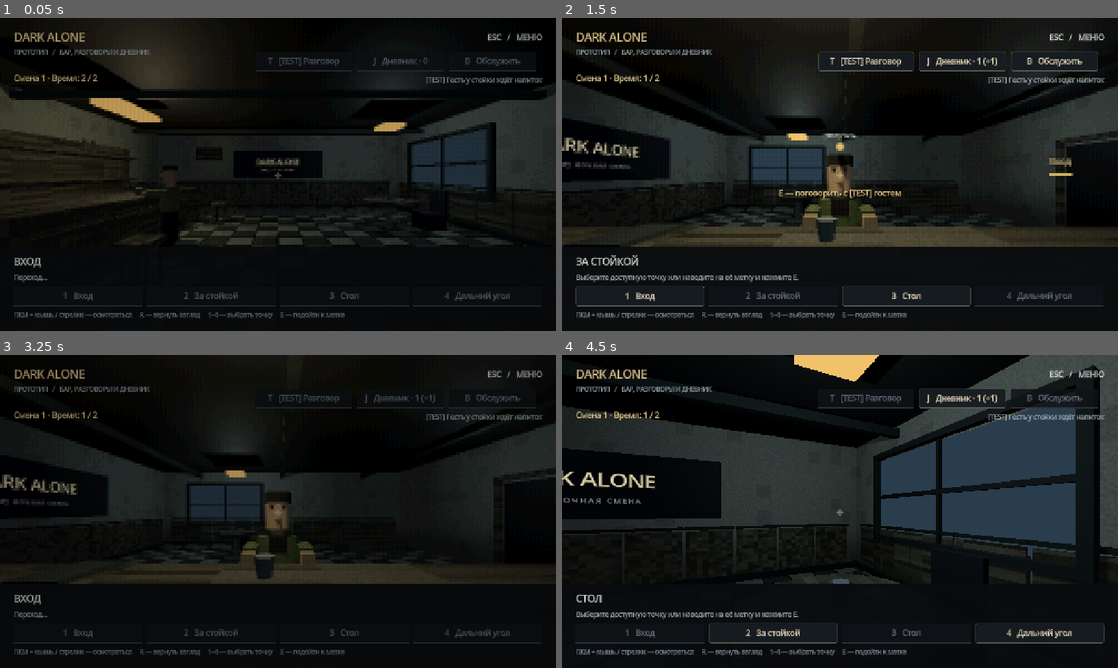
Above: before the commit, frames 1-4 (two rows, left to right).
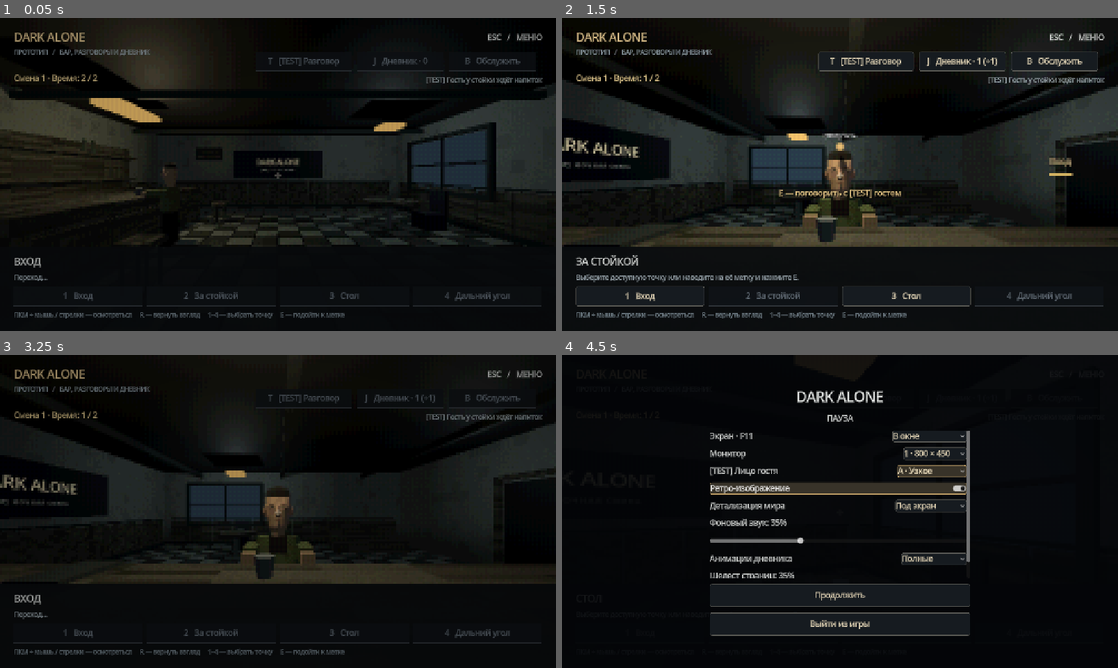
Above: after the commit, the same moments.

Repository: ZetMGC/Dark-Alone
Game: Godot game, scene res://tests/playthrough_entry.tscn
Same seed, same stepped clock (60 frames per second), same inputs: the game is played once before the commit and once after it. This scene is started directly instead of the project's main scene.
Inputs (mouse positions are in pixels of both pictures, inside the frame that each line leads up to):
- Up to frame 1 (0.05 s): no input
- Up to frame 2 (1.5 s): tap Enter at 0.5 s; move the mouse to (962, 158) at 0.52 s; hold E (interact) 0.53-1.25 s; click (962, 158) at 0.67 s; right-click (962, 158) at 0.8 s; click "Закончить разговор" at 1.25 s
- Up to frame 3 (3.25 s): click "1 Вход" at 2 s; click "2 За стойкой" at 2.75 s
- Up to frame 4 (4.5 s): click "3 Стол" at 3.5 s; click (934, 470) at 4.25 s, where only the run after the commit has a clickable "A · Узкое"

The runs differ from the first frame. In frame 1, less than 0.1% of the frame differs, in the area x 29-32%, y 47-51%; in frame 2, 0.4%; in frame 3, 0.3%; in frame 4, 36%, in the area x 0-100%, y 0-96%.
Error before the commit: Invalid access to property or key 'pressed' on a base object of type 'null instance'. (res://tests/playthrough_test.gd:92)
Error after the commit: Invalid access to property or key 'pressed' on a base object of type 'null instance'. (res://tests/playthrough_test.gd:95)

Commit message:
feat: prototype three recognizable low-poly test faces

Diff:
--- /dev/null
+++ b/scenes/characters/test_face.tscn
@@ -0,0 +1,6 @@
+[gd_scene load_steps=2 format=3]
+
+[ext_resource type="Script" path="res://scripts/presentation/test_face.gd" id="1"]
+
+[node name="TestFace" type="Node3D"]
+script = ExtResource("1")
--- a/scenes/characters/test_guest.tscn
+++ b/scenes/characters/test_guest.tscn
@@ -1,7 +1,8 @@
-[gd_scene load_steps=12 format=3]
+[gd_scene load_steps=13 format=3]
 
 [ext_resource type="Script" path="res://scripts/characters/service_guest.gd" id="1"]
 [ext_resource type="Script" path="res://scripts/presentation/guest_art.gd" id="2_art"]
+[ext_resource type="PackedScene" path="res://scenes/characters/test_face.tscn" id="3_face"]
 
 [sub_resource type="SphereShape3D" id="Target"]
 radius = 0.32
@@ -55,41 +56,7 @@
 [node name="Body" type="Node3D" parent="."]
 script = ExtResource("2_art")
 
-[node name="Head" type="MeshInstance3D" parent="Body"]
-position = Vector3(0, 0, 0)
-scale = Vector3(0.32, 0.38, 0.28)
-mesh = SubResource("Box")
-material_override = SubResource("Skin")
-
-[node name="Hair" type="MeshInstance3D" parent="Body"]
-position = Vector3(0, 0.15, 0)
-scale = Vector3(0.34, 0.12, 0.3)
-mesh = SubResource("Box")
-material_override = SubResource("Dark")
-
-[node name="LeftEye" type="MeshInstance3D" parent="Body"]
-position = Vector3(0.168, 0.035, -0.065)
-scale = Vector3(0.012, 0.035, 0.035)
-mesh = SubResource("Box")
-material_override = SubResource("Dark")
-
-[node name="RightEye" type="MeshInstance3D" parent="Body"]
-position = Vector3(0.168, 0.035, 0.065)
-scale = Vector3(0.012, 0.035, 0.035)
-mesh = SubResource("Box")
-material_override = SubResource("Dark")
-
-[node name="Nose" type="MeshInstance3D" parent="Body"]
-position = Vector3(0.19, -0.015, 0)
-scale = Vector3(0.06, 0.09, 0.055)
-mesh = SubResource("Box")
-material_override = SubResource("Skin")
-
-[node name="Mouth" type="MeshInstance3D" parent="Body"]
-position = Vector3(0.168, -0.09, 0)
-scale = Vector3(0.012, 0.014, 0.075)
-mesh = SubResource("Box")
-material_override = SubResource("Dark")
+[node name="TestFace" parent="Body" instance=ExtResource("3_face")]
 
 [node name="Neck" type="MeshInstance3D" parent="Body"]
 position = Vector3(-0.02, -0.23, 0)
--- a/scenes/ui/navigation_hud.tscn
+++ b/scenes/ui/navigation_hud.tscn
@@ -216,6 +216,26 @@
 popup/item_0/text = "Текущий монитор"
 popup/item_0/id = 0
 
+[node name="FaceRow" type="HBoxContainer" parent="Screen/Menu/Center/Content/SettingsScroll/Settings"]
+layout_mode = 2
+
+[node name="Label" type="Label" parent="Screen/Menu/Center/Content/SettingsScroll/Settings/FaceRow"]
+layout_mode = 2
+size_flags_horizontal = 3
+text = "[TEST] Лицо гостя"
+
+[node name="TestFace" type="OptionButton" parent="Screen/Menu/Center/Content/SettingsScroll/Settings/FaceRow"]
+unique_name_in_owner = true
+layout_mode = 2
+item_count = 3
+selected = 0
+popup/item_0/text = "A · Узкое"
+popup/item_0/id = 0
+popup/item_1/text = "B · Широкое"
+popup/item_1/id = 1
+popup/item_2/text = "C · Угловатое"
+popup/item_2/id = 2
+
 [node name="RetroCheck" type="CheckButton" parent="Screen/Menu/Center/Content/SettingsScroll/Settings"]
 unique_name_in_owner = true
 layout_mode = 2
--- a/scripts/main/main.gd
+++ b/scripts/main/main.gd
@@ -82,6 +82,7 @@
 	$Presentation.configure_controls(_hud)
 	$JournalPanel.configure_controls(_hud)
 	$DisplaySettings.configure_controls(_hud)
+	$DialogueTrigger/Body.configure_controls(_hud)
 
 
 func _input(event: InputEvent) -> void:
--- a/scripts/presentation/guest_art.gd
+++ b/scripts/presentation/guest_art.gd
@@ -1,5 +1,9 @@
 extends Node3D
-## TEST-силуэт: гранёные формы и ткань, без канонической личности.
+## TEST-внешность с заменяемой анатомией лица, без канонической личности.
+
+static var _appearance: StringName = &"test_face_a"
+var _face: TestFace
+var _control: OptionButton
 
 
 func _ready() -> void:
@@ -9,7 +13,7 @@
 	coat.set_shader_parameter("surface_kind", 3)
 	for name in ["Torso", "LeftArm", "RightArm"]:
 		get_node(name).material_override = coat
-	for name in ["Head", "Hair", "Torso"]:
+	for name in ["Torso"]:
 		var mesh := CylinderMesh.new()
 		mesh.radial_segments = 8
 		mesh.rings = 1
@@ -17,11 +21,24 @@
 		mesh.top_radius = 0.43 if name == "Torso" else 0.5
 		mesh.bottom_radius = 0.5
 		get_node(name).mesh = mesh
-	for z in [-0.065, 0.065]:
-		var brow := MeshInstance3D.new()
-		var shape := BoxMesh.new()
-		shape.size = Vector3(0.014, 0.017, 0.055)
-		brow.mesh = shape
-		brow.position = Vector3(0.161, 0.073, z)
-		brow.material_override = $Hair.material_override
-		add_child(brow)
+	_face = $TestFace
+	_face.set_appearance(_appearance)
+
+
+func configure_controls(hud: NavigationHUD) -> void:
+	_control = hud.get_node("%TestFace")
+	_control.select(TestFace.get_appearance_ids().find(_appearance))
+	_control.item_selected.connect(func(index: int) -> void: set_test_appearance(TestFace.get_appearance_ids()[index]))
+
+
+func set_test_appearance(id: StringName) -> bool:
+	if not _face.set_appearance(id):
+		return false
+	_appearance = id
+	if is_instance_valid(_control):
+		_control.select(TestFace.get_appearance_ids().find(id))
+	return true
+
+
+func get_test_appearance() -> StringName:
+	return _appearance
--- /dev/null
+++ b/scripts/presentation/test_face.gd
@@ -0,0 +1,167 @@
+class_name TestFace
+extends Node3D
+## Нейтральные TEST-морфологии; это не персонажи и не сюжетные идентификаторы.
+
+const PROFILES := {
+	&"test_face_a": {"width": 0.145, "height": 0.48, "depth": 0.14, "jaw": 0.70, "chin": 0.44, "nose": 0.095, "nose_width": 0.028, "eye_gap": 0.065, "brow": 0.20, "mouth": 0.064, "asymmetry": 0.004},
+	&"test_face_b": {"width": 0.190, "height": 0.42, "depth": 0.145, "jaw": 0.96, "chin": 0.70, "nose": 0.055, "nose_width": 0.045, "eye_gap": 0.082, "brow": -0.15, "mouth": 0.093, "asymmetry": -0.005},
+	&"test_face_c": {"width": 0.170, "height": 0.45, "depth": 0.14, "jaw": 0.66, "chin": 0.34, "nose": 0.075, "nose_width": 0.032, "eye_gap": 0.074, "brow": 0.33, "mouth": 0.076, "asymmetry": 0.013}
+}
+const RINGS := [Vector3(-0.50, 0.4, 0.62), Vector3(-0.34, 0.8, 0.85), Vector3(-0.13, 0.89, 0.97), Vector3(0.10, 1.0, 1.0), Vector3(0.32, 0.94, 0.93), Vector3(0.49, 0.78, 0.82), Vector3(0.58, 0.12, 0.30)]
+
+var _appearance_id: StringName = &"test_face_a"
+var _parts: Node3D
+var _skin: StandardMaterial3D
+var _shade: StandardMaterial3D
+var _hair: StandardMaterial3D
+
+
+static func get_appearance_ids() -> Array[StringName]:
+	return [&"test_face_a", &"test_face_b", &"test_face_c"]
+
+
+func _ready() -> void:
+	_rebuild()
+
+
+func set_appearance(id: StringName) -> bool:
+	if not PROFILES.has(id):
+		return false
+	_appearance_id = id
+	if is_inside_tree():
+		_rebuild()
+	return true
+
+
+func get_profile() -> Dictionary:
+	return PROFILES[_appearance_id].duplicate(true)
+
+
+func get_appearance_id() -> StringName:
+	return _appearance_id
+
+
+func _material(color: Color) -> StandardMaterial3D:
+	var result := StandardMaterial3D.new()
+	result.albedo_color = color
+	result.roughness = 1.0
+	result.cull_mode = BaseMaterial3D.CULL_DISABLED
+	return result
+
+
+func _rebuild() -> void:
+	if is_instance_valid(_parts):
+		remove_child(_parts)
+		_parts.queue_free()
+	_parts = Node3D.new()
+	_parts.name = "Anatomy"
+	add_child(_parts)
+	_skin = _material(Color(0.59, 0.47, 0.38))
+	_shade = _material(Color(0.33, 0.24, 0.20))
+	_hair = _material(Color(0.075, 0.065, 0.06))
+	var p := get_profile()
+	var vertices := PackedVector3Array()
+	for ring_index in RINGS.size():
+		var ring: Vector3 = RINGS[ring_index]
+		var width: float = p.chin if ring_index == 0 else p.jaw if ring_index == 1 else ring.y
+		for index in 12:
+			var angle := TAU * float(index) / 12.0
+			var point := Vector3(cos(angle) * p.depth * ring.z, ring.x * p.height, sin(angle) * p.width * width)
+			if ring_index == 3 and index in [1, 11]:
+				point.x += 0.018
+			vertices.append(point)
+	var triangles: Array[Vector3i] = []
+	for ring in RINGS.size() - 1:
+		for index in 12:
+			var next := (index + 1) % 12
+			var a := ring * 12 + index
+			var b := ring * 12 + next
+			var c := (ring + 1) * 12 + index
+			var d := (ring + 1) * 12 + next
+			triangles.append(Vector3i(a, c, b))
+			triangles.append(Vector3i(b, c, d))
+	_mesh("Skull", vertices, triangles, _skin)
+	# Одинаковая короткая стрижка: различать нужно анатомию, а не причёску.
+	var hair_vertices := vertices.duplicate()
+	for i in hair_vertices.size():
+		hair_vertices[i] *= 1.025
+	var hair_triangles: Array[Vector3i] = []
+	for triangle in triangles:
+		if triangle.x >= 48 and triangle.y >= 48 and triangle.z >= 48:
+			hair_triangles.append(triangle)
+	var apex := hair_vertices.size()
+	hair_vertices.append(Vector3(0, p.height * 0.60, 0))
+	for index in 12:
+		hair_triangles.append(Vector3i(72 + index, apex, 72 + (index + 1) % 12))
+	_mesh("Hair", hair_vertices, hair_triangles, _hair)
+	var socket_material := _material(Color(0.45, 0.34, 0.28))
+	var brow_material := _material(Color(0.14, 0.105, 0.08))
+	for side in [-1.0, 1.0]:
+		var side_name := "Left" if side < 0 else "Right"
+		_oval(side_name + "Ear", Vector3(-0.015, 0.0, side * p.width), Vector3(0.03, 0.055, 0.026), _skin)
+		_oval(side_name + "EarFold", Vector3(0.01, 0.0, side * p.width), Vector3(0.005, 0.030, 0.015), _shade)
+		var asym: float = p.asymmetry if side > 0 else 0.0
+		var eye := Vector3(p.depth * 0.91, 0.042 + asym, side * p.eye_gap)
+		_oval(side_name + "Socket", eye, Vector3(0.013, 0.021, 0.038), socket_material)
+		_oval(side_name + "Eye", eye + Vector3(0.012, 0.001, 0.0), Vector3(0.009, 0.011, 0.027), _material(Color(0.53, 0.50, 0.43)))
+		_oval(side_name + "Iris", eye + Vector3(0.021, 0.001, 0.0), Vector3(0.003, 0.010, 0.009), _hair)
+		_box(side_name + "UpperLid", eye + Vector3(0.016, 0.012, 0), Vector3(0.014, 0.009, 0.059), _skin)
+		var brow := _box(side_name + "Brow", eye + Vector3(0.005, 0.030, 0), Vector3(0.020, 0.010, 0.066), brow_material)
+		brow.rotation.x = side * float(p.brow)
+	var nose_width: float = p.nose_width
+	var base: float = p.depth * 0.96
+	var tip: float = base + p.nose
+	var bend: float = p.asymmetry * 0.6
+	var nose := PackedVector3Array([
+		Vector3(base, 0.10, -0.014), Vector3(base, 0.10, 0.014),
+		Vector3(tip - 0.015, -0.025, bend - nose_width * 0.65), Vector3(tip, -0.025, bend + nose_width * 0.65),
+		Vector3(base, -0.052, -nose_width), Vector3(base, -0.052, nose_width),
+		Vector3(tip - 0.023, -0.055, bend)
+	])
+	_mesh("Nose", nose, [Vector3i(0, 1, 3), Vector3i(0, 3, 2), Vector3i(0, 2, 4), Vector3i(1, 5, 3), Vector3i(2, 3, 6), Vector3i(2, 6, 4), Vector3i(3, 5, 6), Vector3i(4, 6, 5)], _skin)
+	for side in [-1.0, 1.0]:
+		_oval("Nostril", Vector3(base + p.nose * 0.42, -0.048, side * nose_width * 0.65), Vector3(0.009, 0.006, 0.009), _shade)
+	var lip := _material(Color(0.40, 0.27, 0.24))
+	_box("UpperLip", Vector3(p.depth * 0.96, -0.095, 0), Vector3(0.021, 0.009, p.mouth), lip)
+	_box("MouthLine", Vector3(p.depth * 1.04, -0.102, 0), Vector3(0.004, 0.004, p.mouth * 0.85), _shade)
+	_box("LowerLip", Vector3(p.depth * 0.96, -0.111, 0), Vector3(0.023, 0.009, p.mouth * 0.88), _skin)
+
+
+func _oval(part_name: String, position_value: Vector3, radii: Vector3, material: Material) -> MeshInstance3D:
+	var mesh := SphereMesh.new()
+	mesh.radius = 1.0
+	mesh.height = 2.0
+	mesh.radial_segments = 10
+	mesh.rings = 4
+	return _part(part_name, mesh, position_value, radii, material)
+
+
+func _box(part_name: String, position_value: Vector3, dimensions: Vector3, material: Material) -> MeshInstance3D:
+	var mesh := BoxMesh.new()
+	mesh.size = dimensions
+	return _part(part_name, mesh, position_value, Vector3.ONE, material)
+
+
+func _part(part_name: String, mesh: Mesh, position_value: Vector3, scale_value: Vector3, material: Material) -> MeshInstance3D:
+	var part := MeshInstance3D.new()
+	part.name = part_name
+	part.mesh = mesh
+	part.position = position_value
+	part.scale = scale_value
+	part.material_override = material
+	_parts.add_child(part)
+	return part
+
+
+func _mesh(part_name: String, vertices: PackedVector3Array, triangles: Array[Vector3i], material: Material) -> void:
+	var tool := SurfaceTool.new()
+	tool.begin(Mesh.PRIMITIVE_TRIANGLES)
+	for triangle in triangles:
+		var a := vertices[triangle.x]
+		var b := vertices[triangle.y]
+		var c := vertices[triangle.z]
+		var normal := (b - a).cross(c - a).normalized()
+		for point in [a, c, b]:
+			tool.set_normal(normal)
+			tool.add_vertex(point)
+	_part(part_name, tool.commit(), Vector3.ZERO, Vector3.ONE, material)
--- /dev/null
+++ b/tests/faces_test.gd
@@ -0,0 +1,121 @@
+extends Node
+
+var _checks: int = 0
+var _failures: int = 0
+
+
+func _ready() -> void:
+	_run.call_deferred()
+
+
+func _expect(value: bool, message: String) -> void:
+	_checks += 1
+	if not value:
+		_failures += 1
+		printerr("FAIL: " + message)
+
+
+func _frame() -> void:
+	await get_tree().create_timer(0.12).timeout
+	if DisplayServer.get_name() != "headless":
+		await RenderingServer.frame_post_draw
+
+
+func _valid_geometry(face: TestFace) -> bool:
+	for part in face.get_node("Anatomy").get_children():
+		if not part is MeshInstance3D or part.mesh == null:
+			return false
+		var bounds: AABB = part.mesh.get_aabb()
+		if not bounds.position.is_finite() or not bounds.size.is_finite() or bounds.size.length() == 0:
+			return false
+		if part.mesh is ArrayMesh:
+			var arrays: Array = part.mesh.surface_get_arrays(0)
+			var vertices: PackedVector3Array = arrays[Mesh.ARRAY_VERTEX]
+			var normals: PackedVector3Array = arrays[Mesh.ARRAY_NORMAL]
+			for index in range(0, vertices.size(), 3):
+				if (vertices[index + 1] - vertices[index]).cross(vertices[index + 2] - vertices[index]).length() < 0.0000001:
+					return false
+			for normal in normals:
+				if not normal.is_finite() or not is_equal_approx(normal.length(), 1.0):
+					return false
+	return true
+
+
+func _run() -> void:
+	get_tree().create_timer(35).timeout.connect(func() -> void:
+		printerr("FAIL: face tests timed out")
+		get_tree().quit(1)
+	)
+	var scene := load("res://scenes/main/main.tscn") as PackedScene
+	var main := scene.instantiate()
+	get_tree().root.add_child(main)
+	var art := main.get_node("DialogueTrigger/Body")
+	var face: TestFace = art.get_node("TestFace")
+	var session: NarrativeSession = main.get_node("NarrativeSession")
+	var rig: AnchorCamera = main.get_node("AnchorCamera")
+	var guest: ServiceGuest = main.get_node("DialogueTrigger")
+	var ids := TestFace.get_appearance_ids()
+	_expect(ids.size() == 3, "Three neutral TEST morphologies available")
+	var coat: Material = art.get_node("Torso").material_override
+	var target: Shape3D = guest.get_node("Collision").shape
+	var old_transform := guest.transform
+	var profiles: Array[Dictionary] = []
+	for id in ids:
+		_expect(art.set_test_appearance(id) and art.get_test_appearance() == id, "Accepted profile " + str(id))
+		_expect(_valid_geometry(face), "Finite nondegenerate geometry and normals " + str(id))
+		profiles.append(face.get_profile())
+		_expect(face.get_child_count() == 1 and art.get_node("Torso").material_override == coat, "Rebuild preserves one anatomy and same clothes")
+		_expect(guest.get_node("Collision").shape == target and guest.transform == old_transform, "Face does not move guest or target")
+	_expect(profiles[0].height > profiles[1].height and profiles[1].width > profiles[0].width and profiles[2].asymmetry > profiles[0].asymmetry, "Differences are anatomical rather than color labels")
+	var copy := face.get_profile()
+	copy.width = 99.0
+	_expect(face.get_profile().width < 1.0, "Profile data returned by copy")
+	_expect(not art.set_test_appearance(&"unknown") and art.get_test_appearance() == ids[2], "Unknown appearance cannot erase face")
+	main.get_node("NavigationHUD/%TestFace").item_selected.emit(0)
+	_expect(art.get_test_appearance() == ids[0], "Menu switches the actual guest")
+	rig.request_move(&"counter")
+	await rig.anchor_reached
+	_expect(guest.is_available(), "Same interaction target available at counter")
+	main.start_test_dialogue()
+	var node_before := session.runner.current_node_id
+	art.set_test_appearance(ids[1])
+	_expect(session.mode == NarrativeSession.DIALOGUE and session.runner.current_node_id == node_before, "Appearance preserves active conversation")
+	session.cancel_dialogue()
+	main.open_service_menu()
+	session.serve_drink(&"test_water")
+	art.set_test_appearance(ids[2])
+	_expect(session.service.served and guest.get_node("ServedGlass").visible and session.shift.remaining == 1, "Face switch preserves drink and event time")
+	if DisplayServer.get_name() != "headless":
+		main.get_node("NavigationHUD/Screen").hide()
+		guest.get_node("Marker").hide()
+		guest.get_node("ServedGlass/Label").hide()
+		var presentation: PresentationController = main.get_node("Presentation")
+		for size in [Vector2i(960, 600), Vector2i(1920, 1080)]:
+			get_window().size = size
+			for detail in [&"adaptive", &"classic"]:
+				presentation.set_image_detail(detail)
+				var hashes: Array[int] = []
+				for id in ids:
+					art.set_test_appearance(id)
+					await _frame()
+					var image := get_viewport().get_texture().get_image()
+					hashes.append(hash(image.get_data()))
+					_expect(image.get_size() == size, "Rendered native size")
+					for argument in OS.get_cmdline_user_args():
+						if argument.begins_with("--capture-dir="):
+							var folder := argument.trim_prefix("--capture-dir=")
+							DirAccess.make_dir_recursive_absolute(folder)
+							_expect(image.save_png(folder.path_join("da035_%s_%s_%dx%d.png" % [id, detail, size.x, size.y])) == OK, "Capture actual guest")
+				_expect(hashes[0] != hashes[1] and hashes[1] != hashes[2] and hashes[0] != hashes[2], "Unlabelled rendered faces remain distinct")
+		presentation.set_image_detail(&"adaptive")
+	art.set_test_appearance(ids[1])
+	main.queue_free()
+	await get_tree().process_frame
+	main = scene.instantiate()
+	get_tree().root.add_child(main)
+	art = main.get_node("DialogueTrigger/Body")
+	_expect(art.get_test_appearance() == ids[1] and main.get_node("NavigationHUD/%TestFace").selected == 1, "TEST appearance survives scene replacement")
+	_expect(not main.get_node("NarrativeSession").service.served, "New game still owns its own order")
+	art.set_test_appearance(ids[0])
+	print("%s: test faces, %d checks, %d failures" % ["PASS" if _failures == 0 else "FAIL", _checks, _failures])
+	get_tree().quit(0 if _failures == 0 else 1)
--- /dev/null
+++ b/tests/faces_test.tscn
@@ -0,0 +1,6 @@
+[gd_scene load_steps=2 format=3]
+
+[ext_resource type="Script" path="res://tests/faces_test.gd" id="1"]
+
+[node name="FacesTest" type="Node"]
+script = ExtResource("1")
--- a/tests/playthrough_test.gd
+++ b/tests/playthrough_test.gd
@@ -52,6 +52,9 @@
 
 
 func _run() -> void:
+	if "--faces-check" in OS.get_cmdline_user_args():
+		get_tree().root.add_child((load("res://tests/faces_test.tscn") as PackedScene).instantiate())
+		return
 	if "--image-detail-check" in OS.get_cmdline_user_args():
 		get_tree().root.add_child((load("res://tests/image_detail_test.tscn") as PackedScene).instantiate())
 		return
--- /dev/null
+++ b/tools/capture_face_preview.gd
@@ -0,0 +1,99 @@
+extends SceneTree
+
+var _output: String
+var _suffix: String = ""
+
+
+func _initialize() -> void:
+	_capture.call_deferred()
+
+
+func _save(name: String) -> void:
+	await create_timer(0.16).timeout
+	await RenderingServer.frame_post_draw
+	var error := root.get_texture().get_image().save_png(_output.path_join("da035_" + name + _suffix + ".png"))
+	if error != OK:
+		push_error("Cannot save face preview")
+		quit(1)
+
+
+func _capture() -> void:
+	if DisplayServer.get_name() == "headless":
+		printerr("Face previews require graphical renderer")
+		quit(1)
+		return
+	JournalPanel.motion_mode = &"off"
+	if "--small" in OS.get_cmdline_user_args():
+		_suffix = "_small"
+		root.size = Vector2i(960, 600)
+	_output = ProjectSettings.globalize_path("res://artifacts/da035-faces")
+	DirAccess.make_dir_recursive_absolute(_output)
+	var main := (load("res://scenes/main/main.tscn") as PackedScene).instantiate()
+	root.add_child(main)
+	current_scene = main
+	var rig: AnchorCamera = main.get_node("AnchorCamera")
+	rig.request_move(&"counter")
+	await rig.anchor_reached
+	var art := main.get_node("DialogueTrigger/Body")
+	var presentation: PresentationController = main.get_node("Presentation")
+	main.get_node("NavigationHUD/Screen").hide()
+	main.get_node("DialogueTrigger/Marker").hide()
+	for id in TestFace.get_appearance_ids():
+		art.set_test_appearance(id)
+		for mode in [&"adaptive", &"classic"]:
+			presentation.set_image_detail(mode)
+			await _save(str(id) + "_counter_" + str(mode))
+	main.get_node("NavigationHUD/Screen").show()
+	main.get_node("NarrativeSession").open_menu()
+	await _save("settings")
+	main.get_node("NarrativeSession").resume_menu()
+	main.get_node("NavigationHUD/Screen").hide()
+	main.get_node("BarLevel").hide()
+	main.get_node("DialogueTrigger").hide()
+	presentation.set_retro_enabled(false)
+	var environment_node: WorldEnvironment = main.get_node("BarLevel/WorldEnvironment")
+	var environment := Environment.new()
+	environment.background_mode = Environment.BG_COLOR
+	environment.background_color = Color(0.115, 0.12, 0.125)
+	environment.ambient_light_source = Environment.AMBIENT_SOURCE_COLOR
+	environment.ambient_light_color = Color(0.9, 0.9, 0.9)
+	environment.ambient_light_energy = 0.65
+	environment.tonemap_mode = Environment.TONE_MAPPER_LINEAR
+	environment_node.environment = environment
+	var key := DirectionalLight3D.new()
+	key.rotation_degrees = Vector3(-30, 65, 0)
+	key.light_energy = 1.0
+	main.add_child(key)
+	var camera := Camera3D.new()
+	camera.position = Vector3(0.95, 0.025, 0)
+	camera.fov = 38
+	main.add_child(camera)
+	camera.look_at(Vector3(0, 0.02, 0))
+	camera.make_current()
+	var face := (load("res://scenes/characters/test_face.tscn") as PackedScene).instantiate() as TestFace
+	main.add_child(face)
+	for id in TestFace.get_appearance_ids():
+		face.set_appearance(id)
+		camera.position = Vector3(0.95, 0.025, 0)
+		camera.look_at(Vector3(0, 0.02, 0))
+		await _save(str(id) + "_portrait")
+		camera.position = Vector3(0.80, 0.025, 0.48)
+		camera.look_at(Vector3(0, 0.02, 0))
+		await _save(str(id) + "_three_quarter")
+	face.set_appearance(&"test_face_a")
+	face.position.z = 0.55
+	for index in [1, 2]:
+		var other := (load("res://scenes/characters/test_face.tscn") as PackedScene).instantiate() as TestFace
+		other.set_appearance(TestFace.get_appearance_ids()[index])
+		other.position.z = 0.55 - float(index) * 0.55
+		main.add_child(other)
+	camera.position = Vector3(1.8, 0.025, 0)
+	camera.fov = 32
+	camera.look_at(Vector3(0, 0.02, 0))
+	await _save("comparison")
+	print("PASS: face previews " + _output)
+	current_scene = null
+	main.queue_free()
+	await process_frame
+	await process_frame
+	quit()
Not shown, added: scripts/presentation/test_face.gd.uid
Not shown, added: tests/faces_test.gd.uid
Not shown, changed: docs/ARCHITECTURE.md
Not shown, changed: docs/ART_GUIDE.md
Not shown, changed: docs/ASSETS.md
Not shown, changed: docs/BACKLOG.md
Not shown, changed: docs/CONTRACTS.md
Not shown, changed: docs/HANDOFF.md
Not shown, changed: docs/JOURNAL_PLAN.md
Not shown, changed: docs/PLAYTEST.md
Not shown, changed: docs/STATUS.md
Not shown, changed: docs/TESTING.md
(and 7 more such lines)
